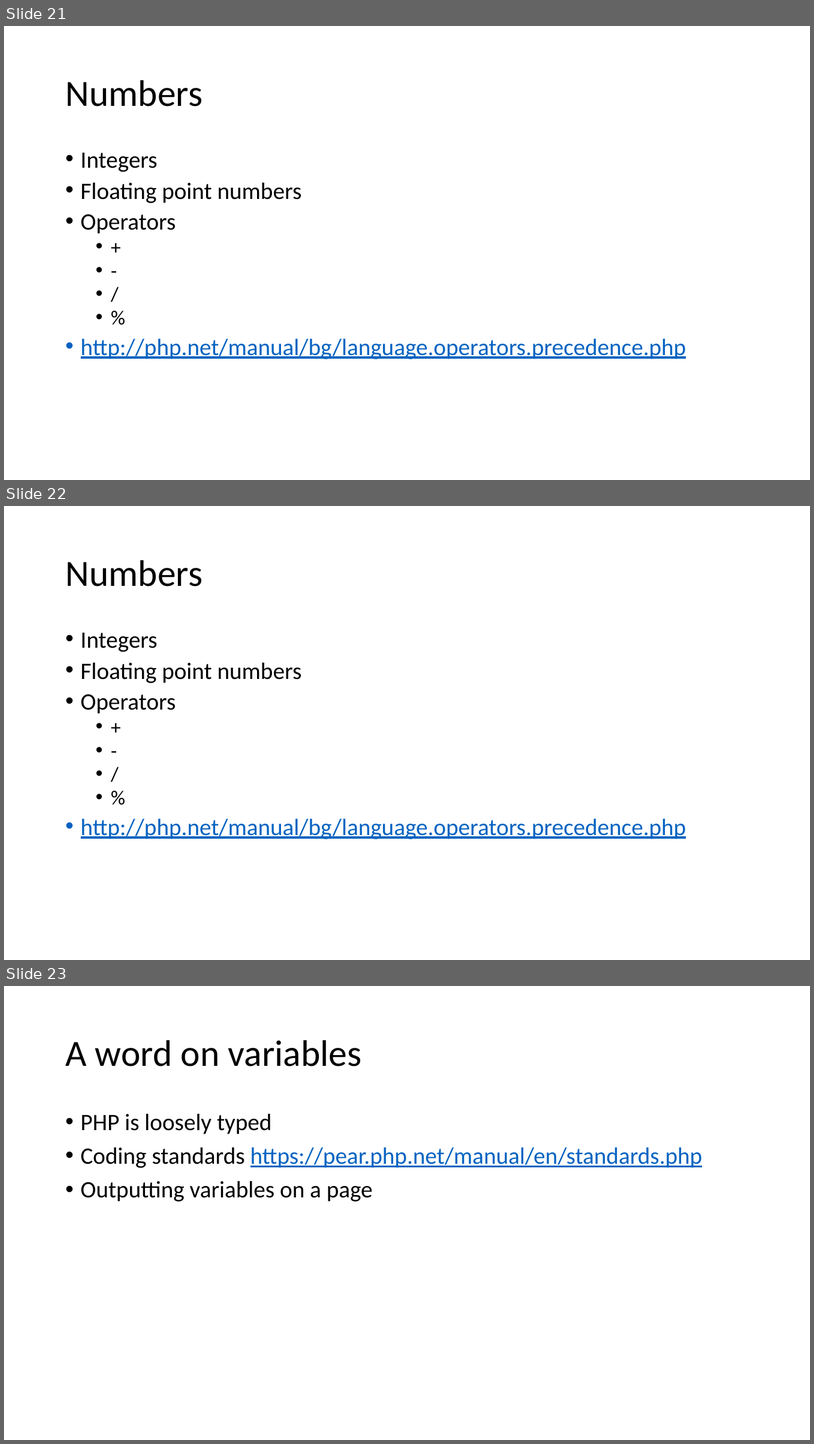
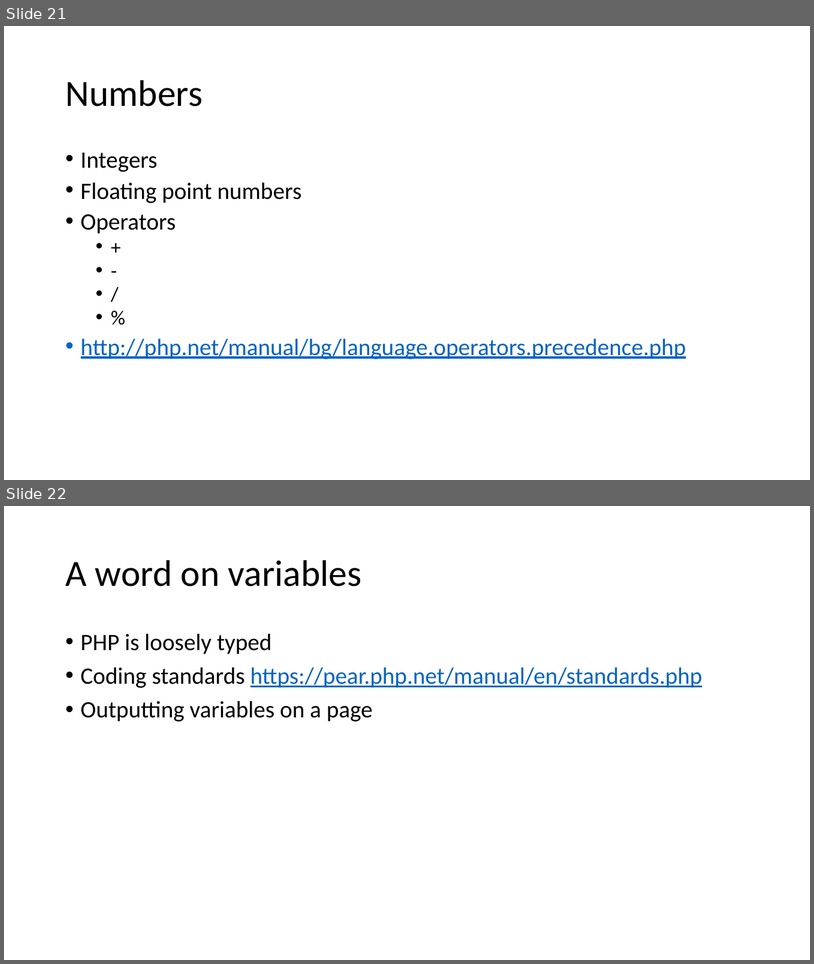
Before and after one commit to saorsa/php-course-excercises, a slide deck: Presentations/PHP Course.pptx. Shown one above the other, each under a label of ours: slides 21, 22 and 23 before the commit, slides 21 and 22 after it. The pictures are 814x1444 and 814x964 pixels, drawn with LibreOffice and Linux fonts; fonts in the diff are those of the drawing. Boxes give left, top, right and bottom in pixels: in the first picture for what was removed or moved away, otherwise in the second. Text is boxed around its words. In the diff, an @@ line names an element or a change of style, - is before the commit and + after.

```diff
--- a/Presentations/PHP Course.pptx
+++ b/Presentations/PHP Course.pptx
@@ slide 22 removed at (4,506,810,960), background #FFFFFF @@
@@ title removed at (65,560,203,586) @@
-Numbers
@@ text removed at (81,633,687,839) @@
-• Integers
-• Floating point numbers
-• Operators
-  • +
-  • -
-  • /
-  • %
-• http://php.net/manual/bg/language.operators.precedence.php
@@ what was slide 23 is now slide 22 @@
```
Also in this commit, not shown: 5 slides changed, 5 slides added, 1 other slide removed, 6 other files.
